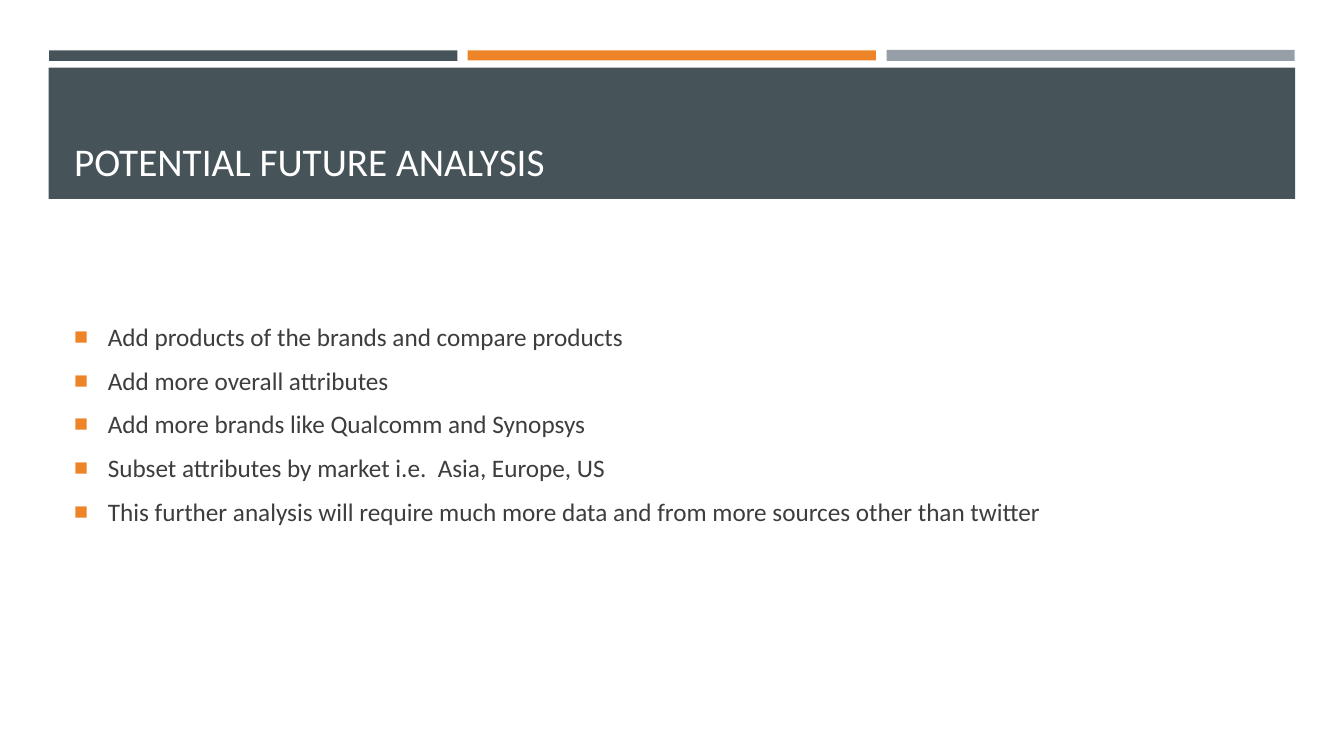
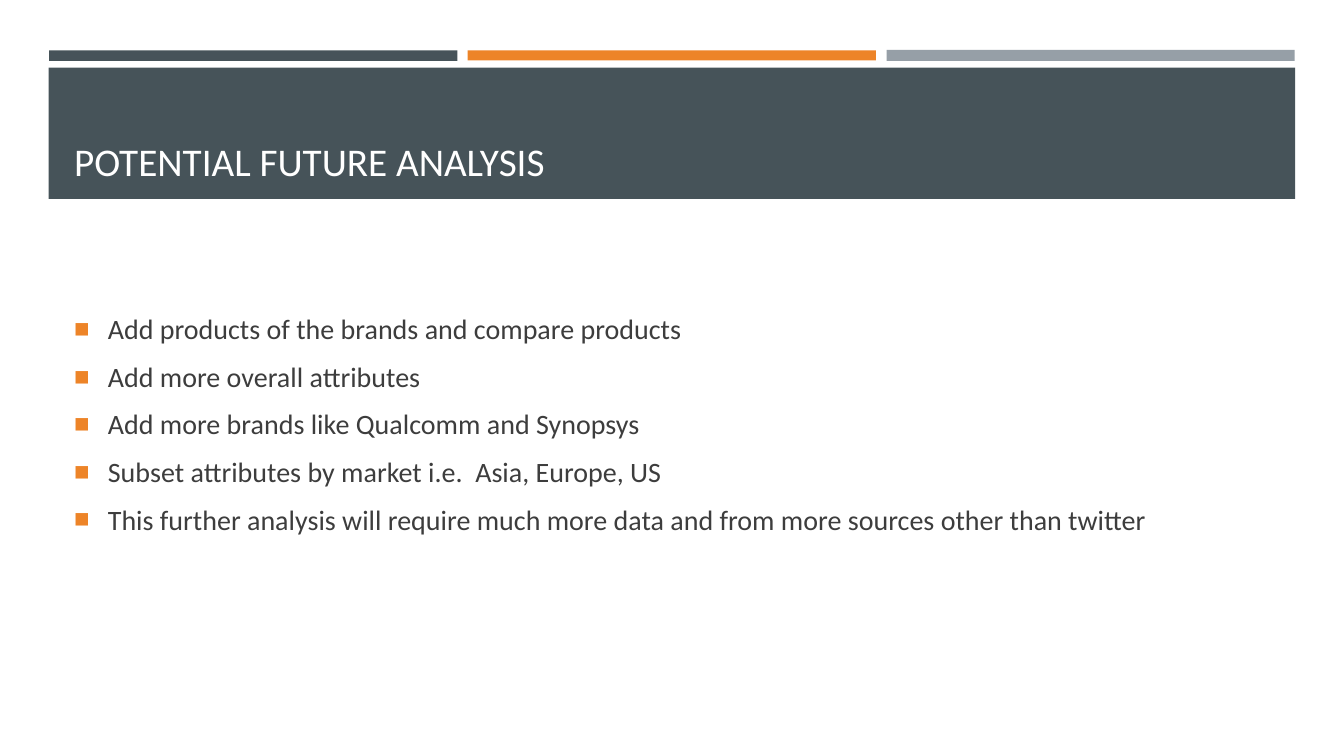
Before and after one commit to tsbloxsom/AMD-Twitter-Project, a slide deck: slide 10 of Brand Comparison PP.pptx. Drawn at 1344x756 pixels with LibreOffice and Linux fonts; fonts in the diff are those of the drawing. Boxes give left, top, right and bottom in pixels: in the first picture for what was removed or moved away, otherwise in the second. Text is boxed around its words. In the diff, an @@ line names an element or a change of style, - is before the commit and + after.

```diff
--- a/Brand Comparison PP.pptx
+++ b/Brand Comparison PP.pptx
@@ text "Add products of the brands ..." at (108,319,1145,535): size 18 to 20 pt @@
```
Also in this commit, not shown: 1 other slide changed.
